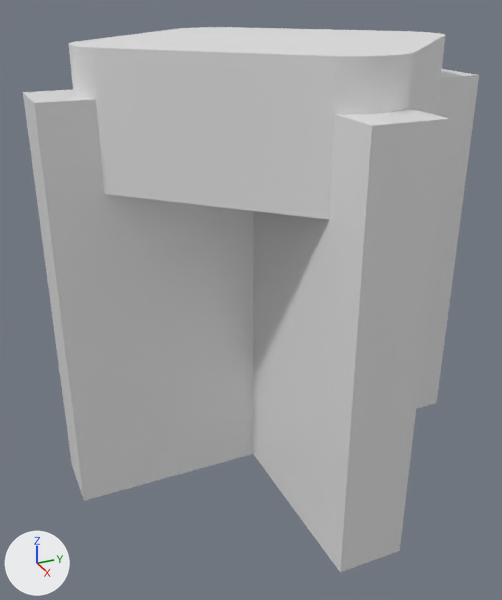
The Blender file kallax_sway_reducer/connector.blend: old version first, new version second.
Camera for both pictures: a camera (50 mm lens) standing at (1.555, -0.751, 0.219) and looking at (0.022, -0.061, -0.548). The axes (+X, +Y, +Z) are drawn at lower left. The lights are the same throughout.
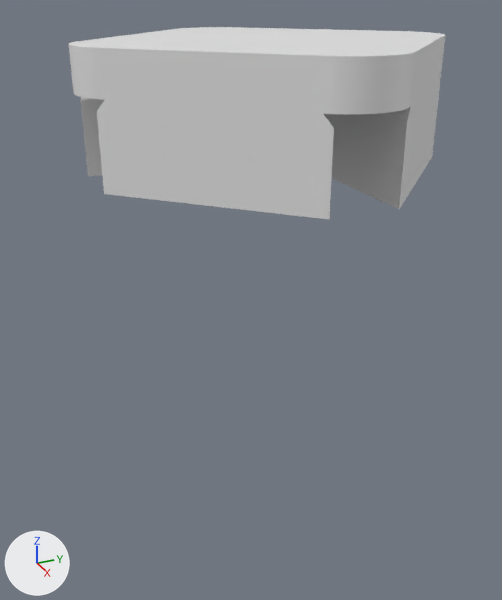
Location of each change, [x1, y1, x2, y2] in pixels of the pictures (502 x 600 px):
'Cube', hidden
    before: [23, 69, 479, 572]
'Cube.001', reshaped
    both: [69, 27, 445, 219]
part 1 of me_cube, built on
    before: [23, 69, 479, 572]
    after: [80, 97, 411, 209]

What the commit changed:
me_cube is used by ob_cube; location (0.0, 0.0, 0.0).
me_cube had 24 vertices, 22 faces and spanned x -0.56..0.56, y -0.56..0.56, z -1.0..0.0.
me_cube now has 36 vertices, 34 faces and spans x -0.672..0.672, y -0.672..0.672, z -1.0..0.0.
Part 1, on me_cube:
5 faces are deleted.
12 vertices in x -0.56..0.56, y -0.56..0.56, z 0.0 move by (0.0, 0.0, -0.025).
12 vertices are added at x -0.672..0.672, y -0.672..0.672, z 0.0.
17 new faces join them.
Object 'Cube' (ob_cube) is now hidden.
